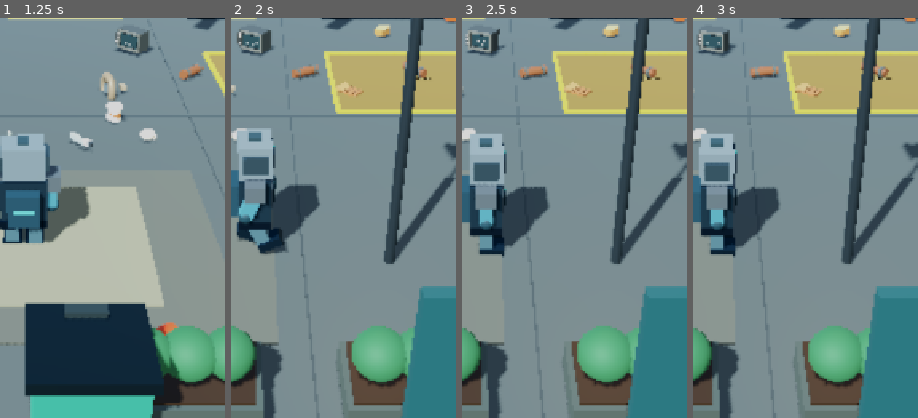
Above: before the commit, frames 1-4 (left to right).
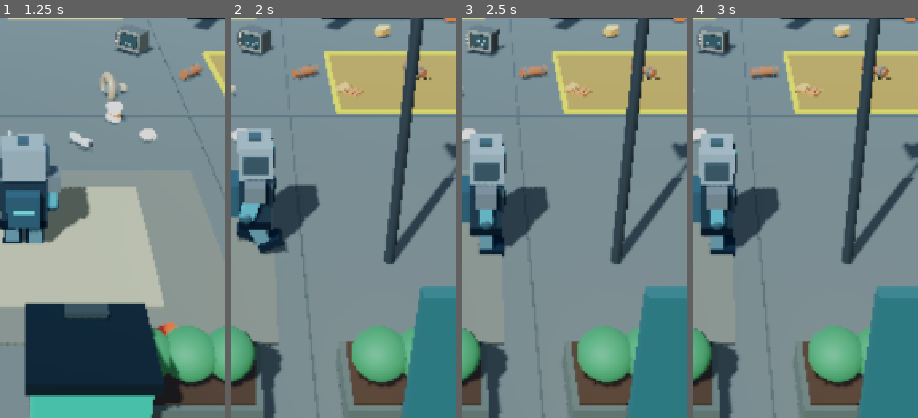
Above: after the commit, the same moments.

Repository: zekainstabot/trash-empire
Game: Godot game, scene res://Scenes/Main.tscn
Same seed, same stepped clock (60 frames per second), same inputs: the game is played once before the commit and once after it.
Inputs (mouse positions are % of the whole screen's width and height, from its top left):
- Up to frame 1 (1.25 s): click "▶ PLAY" at 0.5 s
- Up to frame 2 (2 s): move the mouse to (72, 45) at 1.27 s; hold D (move_right) from 1.28 s (still down); click (72, 45) at 1.42 s
- Up to frame 3 (2.5 s): release D (move_right) at 2 s; drag from (30, 55) to (45, 70) at 2.02 s
- Up to frame 4 (3 s): click "PICK UP" at 2.75 s
The pictures show only the part of the screen within x 45-95%, y 33-83%; the shares and areas given below are measured in that part.

Frame 1 is identical in both runs. In frame 2, less than 0.1% of the frame differs, in the area x 3-14%, y 45-51%; in frame 3, less than 0.1%; in frame 4, nothing differs.

Commit message:
Improve magnet and vacuum collection with equipped tool animation

Diff:
--- a/Scripts/main.gd
+++ b/Scripts/main.gd
@@ -54,6 +54,7 @@
 var skill_scroll_tween: Tween
 var skill_touch_last_position := Vector2.ZERO
 var skill_touch_moved := false
+var collection_tool_extension := 0.0
 var unload_timer := 0.0
 var upgrade_panel: Panel
 var bag_upgrade_button: Button
@@ -1090,17 +1091,19 @@
 	_add_robot_box(magnet_tool, "MagnetLeftPole", Vector3(-0.12, -0.14, 0), Vector3(0.10, 0.22, 0.16), Color(0.88, 0.20, 0.18))
 	_add_robot_box(magnet_tool, "MagnetRightPole", Vector3(0.12, -0.14, 0), Vector3(0.10, 0.22, 0.16), Color(0.18, 0.42, 0.92))
 	_add_robot_box(magnet_tool, "MagnetGrip", Vector3(0, 0.10, 0), Vector3(0.12, 0.10, 0.18), Color(0.65, 0.72, 0.73))
-	magnet_tool.visible = auto_pickup_level > 0 or magnet_power_level > 1
+	magnet_tool.visible = (auto_pickup_level > 0 or magnet_power_level > 1) and suction_level <= 0
 
 	# Separate vacuum attachment on the opposite arm, unlocked by suction upgrades.
 	suction_tool = Node3D.new()
 	suction_tool.name = "ArmMountedVacuum"
 	suction_tool.position = Vector3(0.0, -0.53, -0.08)
-	robot_left_arm.add_child(suction_tool)
+	robot_right_arm.add_child(suction_tool)
 	_add_robot_box(suction_tool, "VacuumMotor", Vector3(0, -0.02, 0.02), Vector3(0.24, 0.25, 0.28), Color(0.12, 0.22, 0.25))
 	_add_robot_box(suction_tool, "VacuumTube", Vector3(0, -0.10, -0.20), Vector3(0.13, 0.12, 0.34), Color(0.48, 0.58, 0.59))
 	_add_robot_box(suction_tool, "VacuumMouth", Vector3(0, -0.12, -0.40), Vector3(0.34, 0.16, 0.12), Color(0.10, 0.75, 0.68))
 	suction_tool.visible = suction_level > 0
+	if suction_level > 0:
+		magnet_tool.visible = false
 	robot_left_leg = _robot_leg(robot_visual, "LeftLeg", Vector3(-0.20, 0.52, 0))
 	robot_right_leg = _robot_leg(robot_visual, "RightLeg", Vector3(0.20, 0.52, 0))
 	_build_helper_drones()
@@ -1147,11 +1150,19 @@
 	robot_visual.position.y = bob
 	robot_visual.rotation.z = sin(robot_anim_time * 5.0) * 0.025 if moving else sin(robot_anim_time * 1.5) * 0.012
 	robot_left_arm.rotation.x = stride * 0.65
-	var normal_right_arm := -stride * 0.65 - (0.18 if auto_pickup_level > 0 else 0.0)
-	# Lift the magnet hand while it is pulling the selected piece of trash.
-	var magnet_is_working := auto_pickup_level > 0 and is_instance_valid(auto_pickup_target)
-	var arm_target_angle := -1.05 if magnet_is_working else normal_right_arm
-	robot_right_arm.rotation.x = lerp_angle(robot_right_arm.rotation.x, arm_target_angle, clampf(delta * 9.0, 0.0, 1.0))
+	var magnet_is_working := suction_level <= 0 and auto_pickup_level > 0 and is_instance_valid(auto_pickup_target)
+	var vacuum_is_working := suction_level > 0 and is_instance_valid(suction_target)
+	var tool_is_working := magnet_is_working or vacuum_is_working
+	var normal_right_arm := -stride * 0.65 - (0.18 if auto_pickup_level > 0 or suction_level > 0 else 0.0)
+	# The equipped attachment reaches forward while it pulls a selected item.
+	var arm_target_angle := -1.12 if tool_is_working else normal_right_arm
+	robot_right_arm.rotation.x = lerp_angle(robot_right_arm.rotation.x, arm_target_angle, clampf(delta * (13.0 if tool_is_working else 8.0), 0.0, 1.0))
+	var extension_target := 0.34 if tool_is_working else 0.0
+	collection_tool_extension = lerpf(collection_tool_extension, extension_target, clampf(delta * 10.0, 0.0, 1.0))
+	if is_instance_valid(magnet_tool):
+		magnet_tool.position.z = -0.08 - collection_tool_extension
+	if is_instance_valid(suction_tool):
+		suction_tool.position.z = -0.08 - collection_tool_extension
 	robot_left_leg.rotation.x = -stride * 0.48
 	robot_right_leg.rotation.x = stride * 0.48
 	robot_head.rotation.y = sin(robot_anim_time * 1.3) * 0.045
@@ -2210,8 +2221,9 @@
 		auto_pickup_timer = 0.0
 		return
 
-	var pull_speed := 2.8 + float(maxi(auto_pickup_level - 1, 0)) * 0.65 + float(magnet_power_level - 1) * 1.1
-	var pickup_point := Vector3(player.global_position.x, auto_pickup_target.global_position.y, player.global_position.z)
+	var pull_speed := 3.8 + float(maxi(auto_pickup_level - 1, 0)) * 0.85 + float(magnet_power_level - 1) * 1.25
+	var forward := -player.global_transform.basis.z
+	var pickup_point := Vector3(player.global_position.x + forward.x * 0.78, auto_pickup_target.global_position.y, player.global_position.z + forward.z * 0.78)
 	var item_xz := Vector2(auto_pickup_target.global_position.x, auto_pickup_target.global_position.z)
 	var pickup_xz := Vector2(pickup_point.x, pickup_point.z)
 	var distance_to_target := item_xz.distance_to(pickup_xz)
@@ -2277,11 +2289,12 @@
 		suction_pull_timer = 0.0
 		return
 
-	var pickup_point := Vector3(player.global_position.x, suction_target.global_position.y, player.global_position.z)
+	var forward := -player.global_transform.basis.z
+	var pickup_point := Vector3(player.global_position.x + forward.x * 0.92, suction_target.global_position.y, player.global_position.z + forward.z * 0.92)
 	var item_xz := Vector2(suction_target.global_position.x, suction_target.global_position.z)
 	var distance_to_target := item_xz.distance_to(Vector2(pickup_point.x, pickup_point.z))
-	var vacuum_speed := 3.2 + float(suction_level) * 1.7
-	if distance_to_target > 0.68:
+	var vacuum_speed := 4.2 + float(suction_level) * 1.9
+	if distance_to_target > 0.78:
 		suction_target.global_position = suction_target.global_position.move_toward(pickup_point, vacuum_speed * delta)
 		suction_pull_timer = 0.0
 		return
@@ -2855,7 +2868,7 @@
 		return
 	magnet_power_level += 1
 	if is_instance_valid(magnet_tool):
-		magnet_tool.visible = true
+		magnet_tool.visible = suction_level <= 0
 	_update_ui()
 	_refresh_upgrade_prices()
 	_save_game()
@@ -2874,10 +2887,14 @@
 	suction_level = mini(suction_level + 1, 3)
 	if is_instance_valid(suction_tool):
 		suction_tool.visible = true
+	if is_instance_valid(magnet_tool):
+		magnet_tool.visible = false
+	auto_pickup_target = null
+	auto_pickup_timer = 0.0
 	_update_ui()
 	_refresh_upgrade_prices()
 	_save_game()
-	_set_message("Vacuum upgraded! Suction range and power increased.")
+	_set_message("Vacuum equipped! It replaces the hand magnet and has stronger suction.")
 
 func _upgrade_trash_value() -> void:
 	var cost := _upgrade_cost(12.0, trash_value_upgrade_level)
